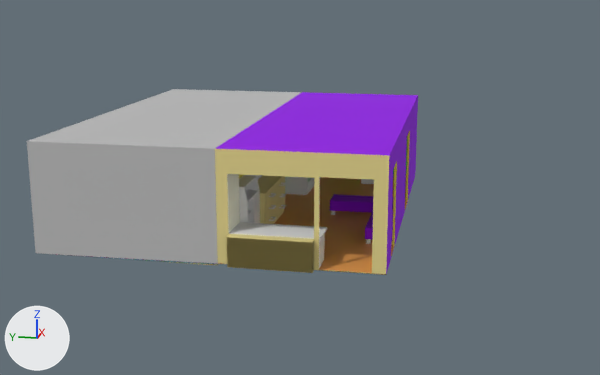
A saved change to the glTF model assets/models/kitchen.glb.
Camera for both pictures: a camera (50 mm lens) standing at (-49.4, -7.6, 13.8) and looking at (-0.8, 2.1, 1.7). Lighting does not change. The marker at lower left points along +X, +Y and +Z. Where no turn or scale is listed for an object, it has been applied to the vertices. Vertices at the same position are counted once.

The older version as bpy lines, for what is in view:
```python
me_cube_012 = bpy.data.meshes.new('Cube.012')
me_cube_012.from_pydata(...)  # 149 vertices, 294 faces; spans x -2.04..3.27, y -1.12..0.22, z -1.84..0.62
me_cube_012.materials.append(mat_материал_008)  # yellow #e7d78e
me_plane = bpy.data.meshes.new('Plane')
me_plane.from_pydata([(-1.0, -1.0, 0.0), (20.8, -1.0, 0.0), (-1.0, 7.4, 0.0), (20.8, 7.4, 0.0)], [], [(0, 1, 3), (0, 3, 2)])
me_plane.materials.append(mat_материал)  # orange #e79c52
me_куб_002 = bpy.data.meshes.new('Куб.002')
me_куб_002.from_pydata(...)  # 97 vertices, 202 faces; spans x -1.6..20.9, y -7.4..1.1, z -1.9..4.0
# faces by material slot: [34, 7, 55, 30, 28, 48]
me_куб_002.materials.append(mat_материал)  # orange #e79c52
me_куб_002.materials.append(mat_материал_001)  # green #0be700
me_куб_002.materials.append(mat_материал_002)  # yellow #e7d848
me_куб_002.materials.append(mat_материал_003)  # purple #9200e7
me_куб_002.materials.append(mat_материал_004)  # white #ffffe8
me_куб_002.materials.append(mat_материал_008)  # yellow #e7d78e
me_куб_008 = bpy.data.meshes.new('Куб.008')
me_куб_008.from_pydata(...)  # 20 vertices, 36 faces; spans x -3.68..1.02, y 0.92..1.05, z -1.37..1.06
ob_cube = bpy.data.objects.new('Cube', me_cube_012)
ob_cube.location = (-4.16, 4.07, 1.99)
ob_floor = bpy.data.objects.new('floor', me_plane)
ob_floor.location = (-9.85, -3.16, 0.12)
ob_куб_001 = bpy.data.objects.new('Куб.001', me_куб_002)
ob_куб_001.location = (-9.9, 3.19, 1.99)
ob_куб_018 = bpy.data.objects.new('Куб.018', me_куб_008)
ob_куб_018.location = (-2.22, 3.15, 4.07)
# also in view: 'Куб.002' at (6.5, 3.3, 0.9); 'Куб.021' at (-9.9, 4.0, 3.0); 'Куб.015' at (-2.9, -1.9, 1.2); 'Куб.016' at (-9.9, 1.6, 0.9); 'Cube.004' at (-7.5, 3.7, 1.8)
```
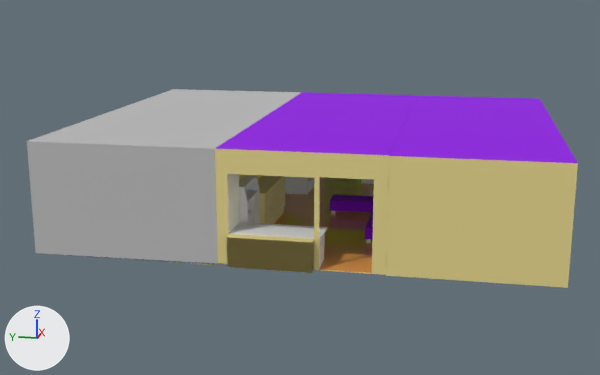
Location of each change, (x1, y1, x2, y2) in pixels of the pictures (600 x 375 px; the box of a moved part takes in the faces that stretch with it):
'Куб.019', added: after (386, 96, 578, 288)
    faces in mat_материал_008 (yellow #e7d78e): (386, 156, 578, 288)
    faces in mat_материал_003 (purple #9200e7): (390, 96, 577, 163)
'floor', moved: before (274, 174, 406, 272); after (274, 177, 374, 272)
'Куб.018', turned (not visible afterwards): before (250, 175, 263, 180)
part 1 of me_куб_002, moved or reshaped: before (215, 97, 418, 275); after (215, 111, 411, 275)

The change, as a list of edits to the scene's bpy script:
```text
Add mat_материал_020:
    mat_материал_020 = principled_material('Материал.020')
    mat_материал_020.base_color = (0.8, 0.332, 0.0845)  # orange #e79c52
Add mat_материал_023:
    mat_материал_023 = principled_material('Материал.023')
    mat_материал_023.base_color = (0.283, 0.0642, 0.367)  # purple #9148a3
Add mat_материал_024:
    mat_материал_024 = principled_material('Материал.024')
    mat_материал_024.base_color = (0.519, 0.286, 1.0)  # purple #bf92ff
Add mat_материал_021:
    mat_материал_021 = principled_material('Материал.021')
    mat_материал_021.base_color = (0.073, 0.165, 0.8)  # blue #4c71e7
Change me_куб_002:
    used by ob_куб_001; location = (-9.9, 3.19, 1.99)
    remove me_куб_002.from_pydata(...)  # 97 vertices, 202 faces; spans x -1.6..20.9, y -7.4..1.1, z -1.9..4.0
    add me_куб_002.from_pydata(...)  # 109 vertices, 230 faces; spans x -1.6..20.9, y -7.4..1.1, z -1.9..4.0
    me_куб_002 part 1
    64 faces are deleted
    12 vertices are added at x 13.4..20.7, y -7.4..-7.3, z -1.9..3.8
    12 new faces join them, mat_материал (orange #e79c52)
    29 new faces join them, mat_материал_002 (yellow #e7d848)
    12 new faces join them, mat_материал_003 (purple #9200e7)
    7 new faces join them, mat_материал_004 (white #ffffe8)
    32 new faces join them, mat_материал_008 (yellow #e7d78e)
Add me_plane_001:
    me_plane_001.from_pydata([(-2.0, -1.0, 0.0), (19.9, -1.0, 0.0), (-2.0, 7.4, 0.0), (19.9, 7.4, 0.0)], [], [(0, 1, 3), (0, 3, 2)])
    me_plane_001.materials.append(mat_материал_020)  # orange #e79c52
Add me_куб:
    me_куб.from_pydata(...)  # 60 vertices, 110 faces; spans x -1.1..21.0, y -1.0..7.5, z -1.9..4.0
    # faces by material slot: [62, 2, 16, 13, 5, 10, 2]
    me_куб.materials.append(mat_материал_003)  # purple #9200e7
    me_куб.materials.append(mat_материал_008)  # yellow #e7d78e
    me_куб.materials.append(mat_материал_002)  # yellow #e7d848
    me_куб.materials.append(mat_материал_021)  # blue #4c71e7
    me_куб.materials.append(mat_материал_004)  # white #ffffe8
    me_куб.materials.append(mat_материал_023)  # purple #9148a3
    me_куб.materials.append(mat_материал_024)  # purple #bf92ff
Change ob_куб_018:
    ob_куб_018.rotation_euler: (0.0, 0.0, 0.0) -> (0.0, 1.571, 0.0)  # degrees (0, 0, 0) -> degrees (0, 90, 0)
Change ob_floor:
    ob_floor.location: (-9.85, -3.16, 0.12) -> (-9.85, -3.16, 0.15)
Add ob_floor_001:
    ob_floor_001 = bpy.data.objects.new('floor.001', me_plane_001)
    ob_floor_001.location = (-8.98, -11.62, 0.14)
Add ob_куб_019:
    ob_куб_019 = bpy.data.objects.new('Куб.019', me_куб)
    ob_куб_019.location = (-9.9, -11.68, 1.99)
```
